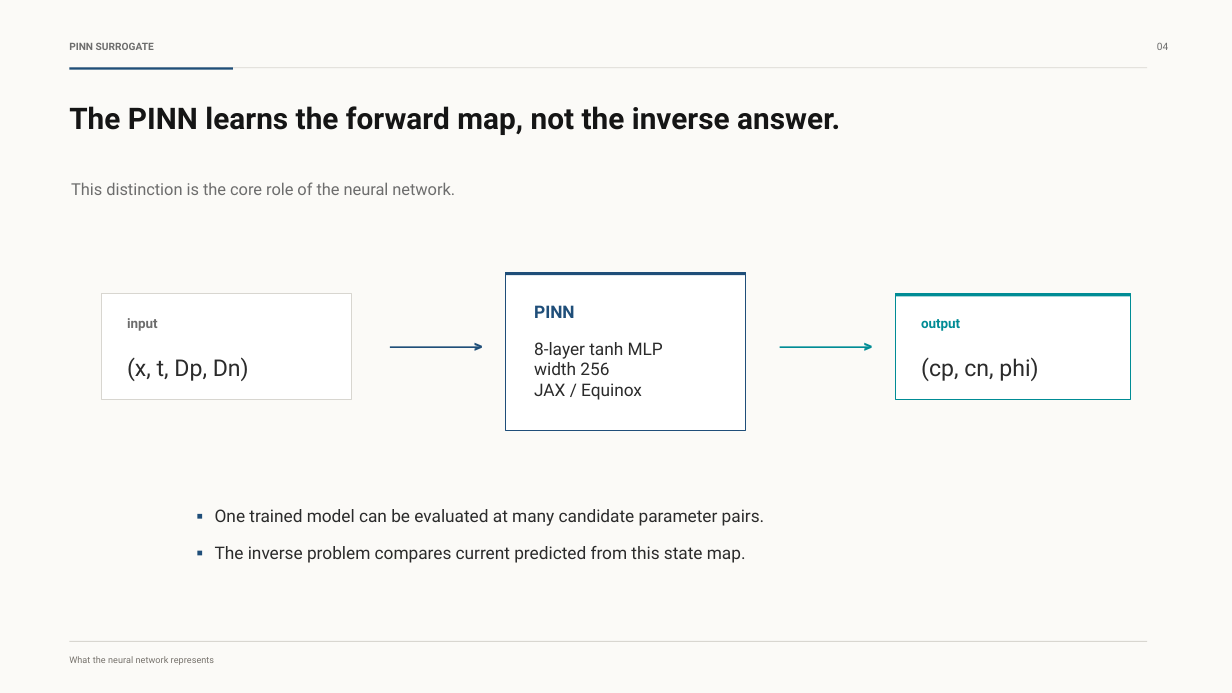
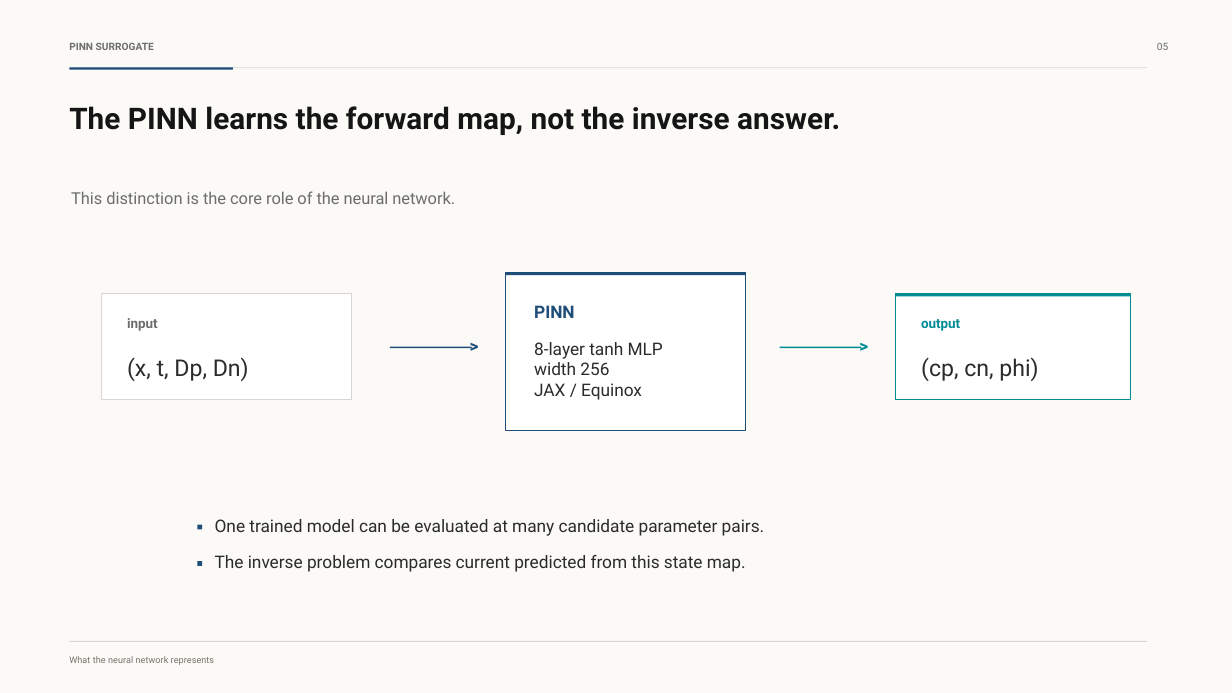
Before and after one commit to jack28257/PINN_JAX, a slide deck: slide 5 of presentation/pnp_pinn_current_inference_presentation.pptx (slide 4 before the commit). Drawn at 1232x693 pixels with LibreOffice and Linux fonts; fonts in the diff are those of the drawing. Boxes give left, top, right and bottom in pixels: in the first picture for what was removed or moved away, otherwise in the second. Text is boxed around its words. In the diff, an @@ line names an element or a change of style, - is before the commit and + after.

```diff
--- a/presentation/pnp_pinn_current_inference_presentation.pptx
+++ b/presentation/pnp_pinn_current_inference_presentation.pptx
@@ text at (x1=1157, y1=43, x2=1168, y2=50): text changed @@
-04
+05
@@ text "This distinction is the core ..." moved from (x1=71, y1=182, x2=455, y2=195) to (x1=71, y1=191, x2=455, y2=204) @@
@@ rectangle resized from (x1=390, y1=347, x2=482, y2=348) to (x1=390, y1=347, x2=472, y2=348) @@
@@ text ">" moved from (x1=473, y1=335, x2=491, y2=358) to (x1=470, y1=335, x2=487, y2=358) @@
@@ rectangle resized from (x1=780, y1=347, x2=872, y2=348) to (x1=780, y1=347, x2=862, y2=348) @@
@@ text ">" moved from (x1=863, y1=335, x2=881, y2=358) to (x1=860, y1=335, x2=877, y2=358) @@
@@ 2 texts, 2 rectangles moved together from (x1=198, y1=509, x2=765, y2=563) to (x1=198, y1=519, x2=765, y2=572) @@
```
Also in this commit, not shown: 11 other slides changed, 2 slides added, 2 other files.
